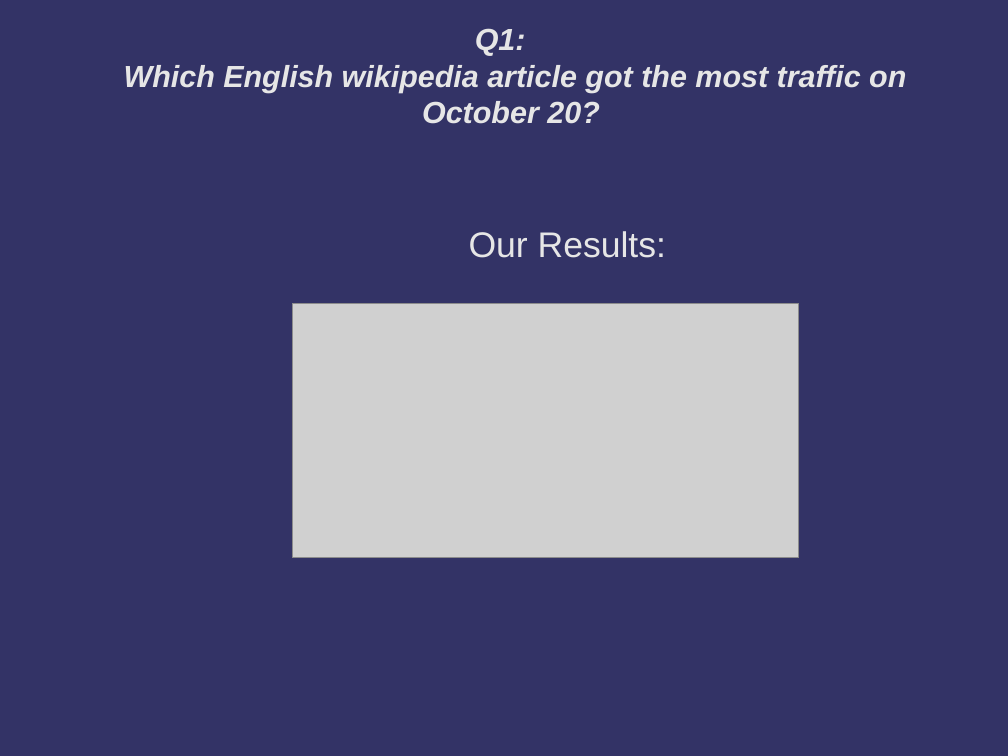
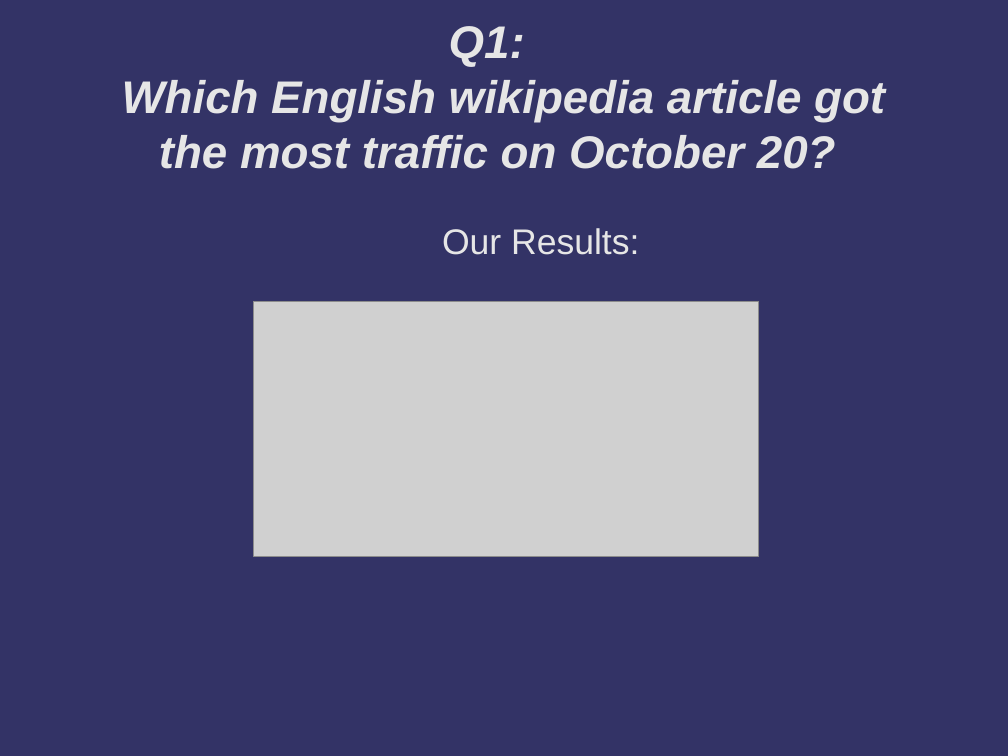
Before and after one commit to TMickle/Project1, a slide deck: slide 3 of project1.odp. Drawn at 1008x756 pixels with LibreOffice and Linux fonts; fonts in the diff are those of the drawing; grey boxes stand for pictures; background and template pictures are left out. Boxes give left, top, right and bottom in pixels: in the first picture for what was removed or moved away, otherwise in the second. Text is boxed around its words. In the diff, an @@ line names an element or a change of style, - is before the commit and + after.

Commit message:
added pdf format powerpoint

```diff
--- a/project1.odp
+++ b/project1.odp
@@ title "Q1: Which English wikipedia article ..." at (122,26,885,169): size 24 to 36 pt @@
@@ text "Our Results:": place and size @@
-text "Our Results:" at (469,231,666,258)
+text "Our Results:" at (442,228,639,255)
@@ picture: place and size @@
-picture at (293,304,799,558)
+picture at (253,302,759,556)
```
Also in this commit, not shown: 21 other slides changed, 1 slide added, 1 slide removed, 2 other files.
